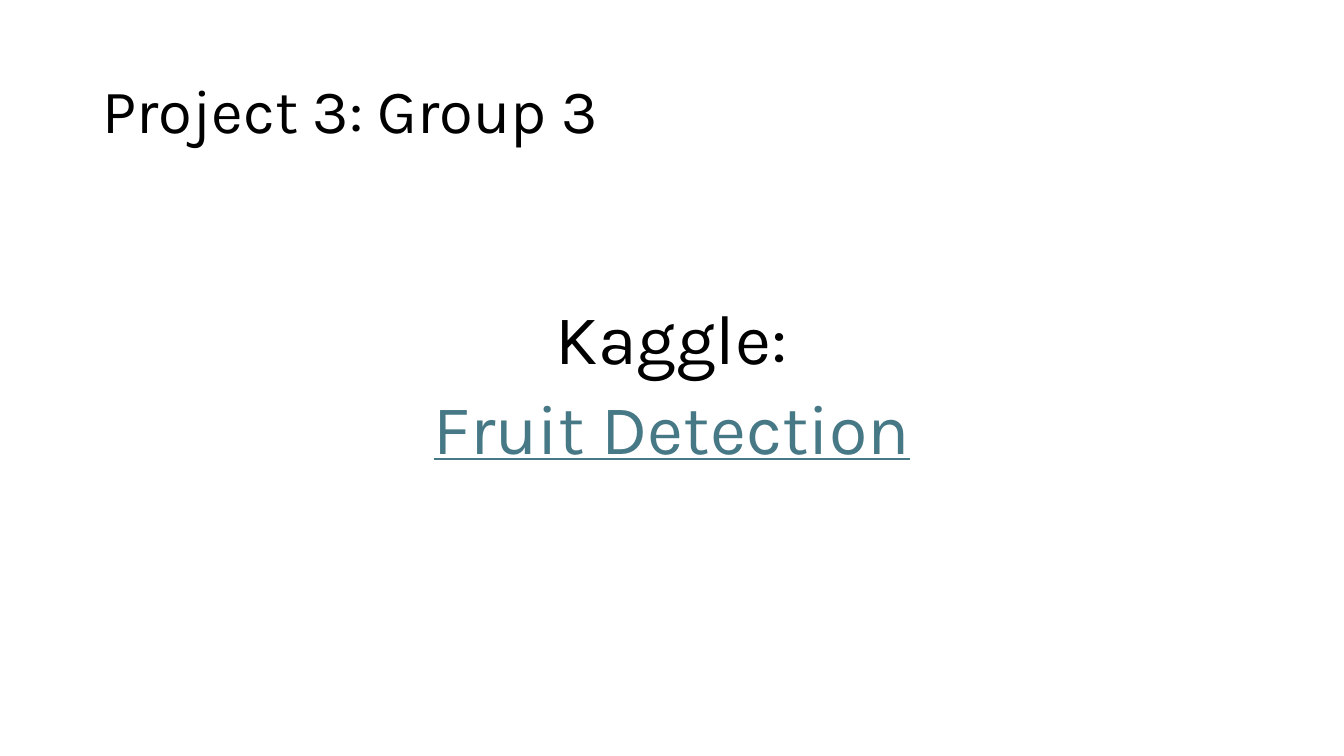
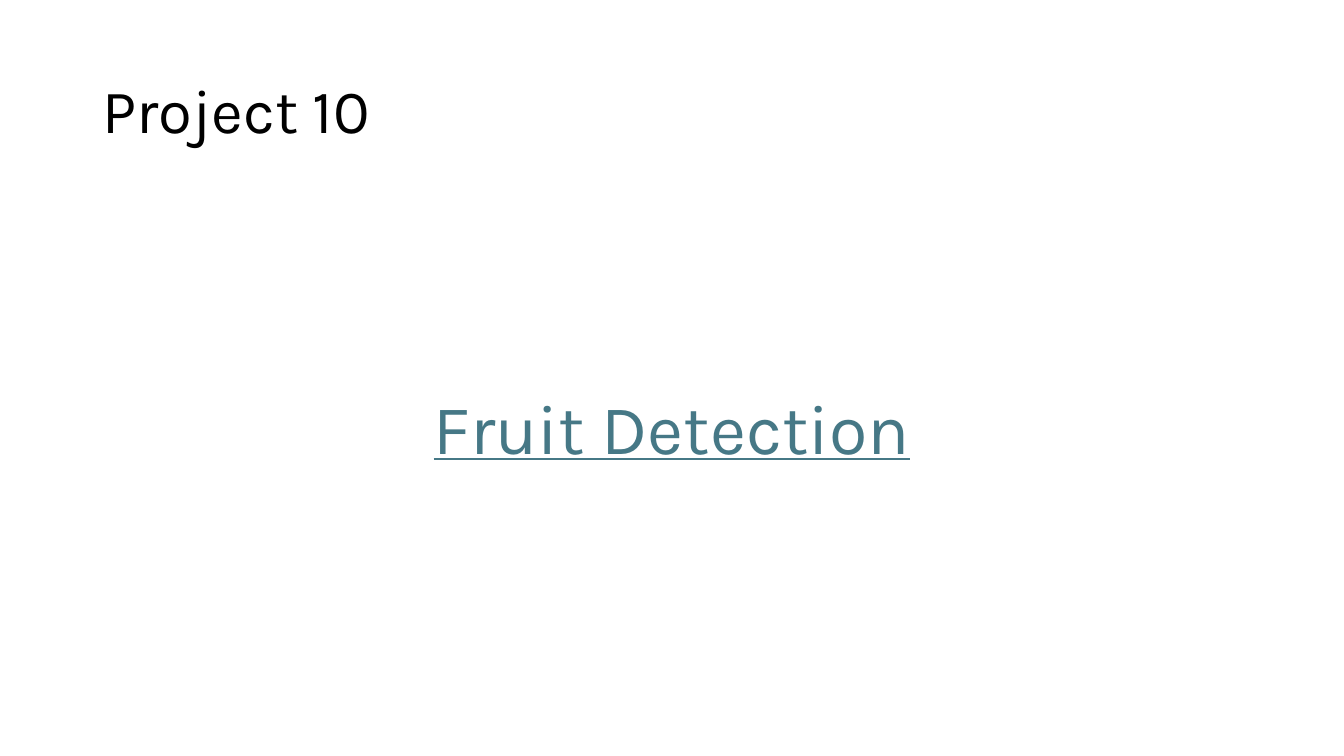
Before and after one commit to FelixWick/computer_vision, a slide deck: slide 10 of projects/projects.pptx (slide 11 before the commit). Drawn at 1344x756 pixels with LibreOffice and Linux fonts; fonts in the diff are those of the drawing. Boxes give left, top, right and bottom in pixels: in the first picture for what was removed or moved away, otherwise in the second. Text is boxed around its words. In the diff, an @@ line names an element or a change of style, - is before the commit and + after.

Commit message:
changed projects a bit

```diff
--- a/projects/projects.pptx
+++ b/projects/projects.pptx
@@ title at box(102, 90, 370, 148): text changed @@
-Project 3: Group 3
+Project 10
@@ text at box(556, 316, 788, 381): paragraph removed @@
-Kaggle:
```
Also in this commit, not shown: 7 other slides changed, 2 slides added, 4 slides removed, 1 other file.
